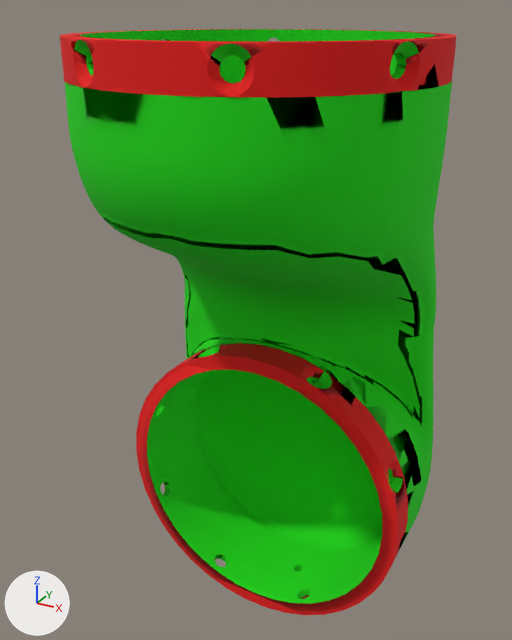
Two versions of the COLLADA model jaco_description/meshes/jaco_link_1.min.dae, one commit apart.
Both versions are drawn from a camera (50 mm lens) standing at (3.09, -5.66, 0.2) and looking at (-0.11, 0.16, -2.71). Every picture has the same lights, and +X, +Y and +Z are marked at lower left.

Objects in the first picture: 'SketchUp'.
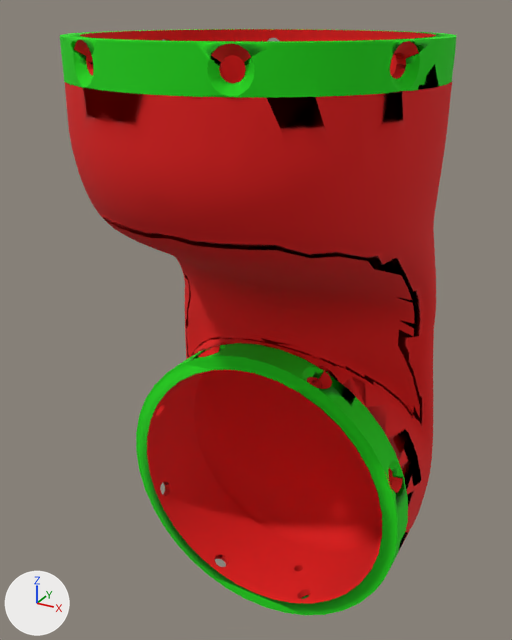
Pixel boxes [x1, y1, x2, y2] of what changed, in the pictures (512 x 640 px):
'SketchUp', surface changed (green to red): [60, 29, 456, 615] in both

Patch to the scene script:
```diff
--- a/jaco_description/meshes/jaco_link_1.min.dae.py
+++ b/jaco_description/meshes/jaco_link_1.min.dae.py
@@ mat_material_1 @@
 mat_material_1 = principled_material('material_1')
-mat_material_1.texture = img_gray_jpeg
+mat_material_1.texture = img_dark_gray_jpeg
 mat_material_1.roughness = 0.9
@@ mat_material_2 @@
 mat_material_2 = principled_material('material_2')
-mat_material_2.texture = img_dark_gray_jpeg
+mat_material_2.texture = img_gray_jpeg
 mat_material_2.roughness = 0.9
```
